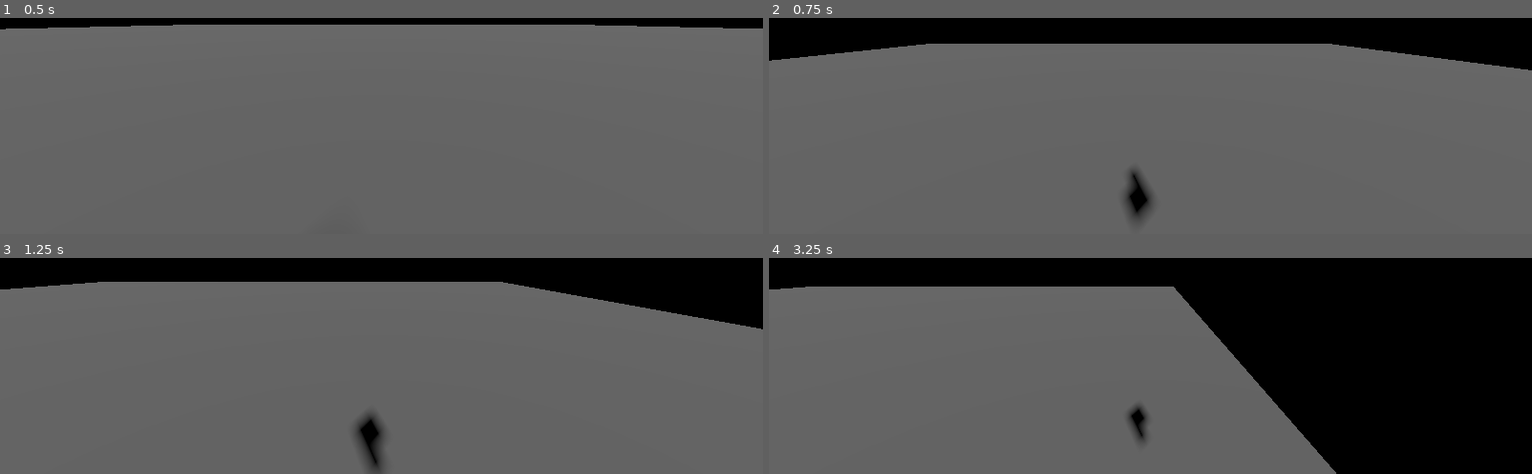
Above: before the commit, frames 1-4 (two rows, left to right).
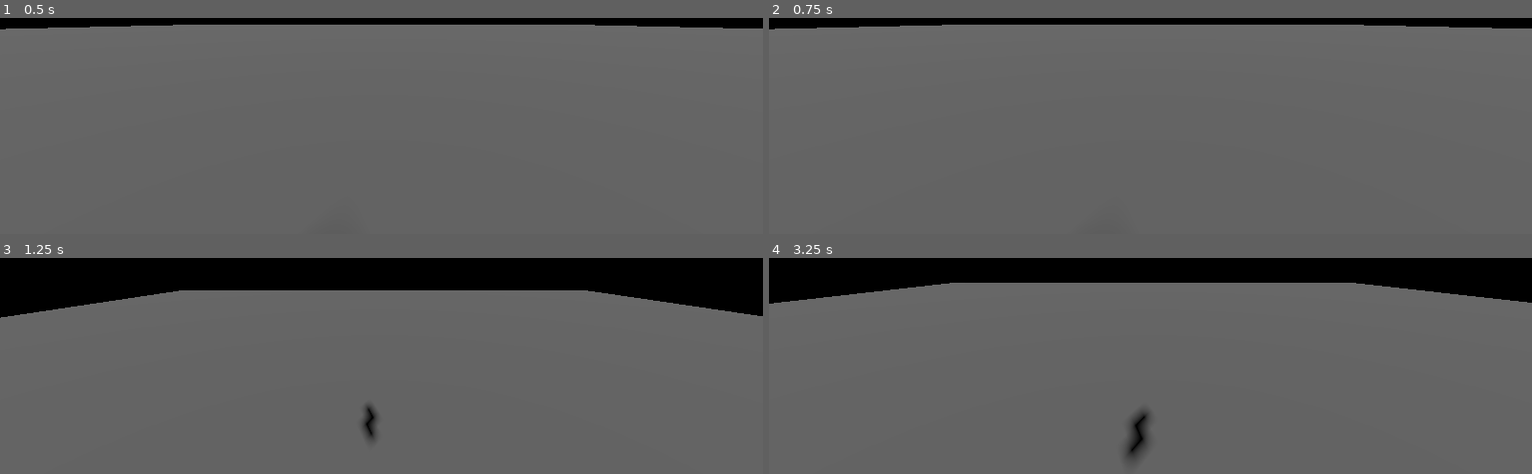
Above: after the commit, the same moments.

Repository: chicken6250/Old-stuff-simulator
Game: Godot game, scene res://Spatial.tscn
Two runs of this game, one before a commit and one after it. Both use one fixed random seed, a clock stepped at 60 frames per second and the inputs below.
Inputs:
- Up to frame 1 (0.5 s): no input
- Up to frame 2 (0.75 s): tap Enter (ui_accept) at 0.5, 0.6 s; hold Right (ui_right) from 0.53 s (still down)
- Up to frame 3 (1.25 s): keep holding Right (ui_right); tap Space (jump, bound only after the commit) at 0.77, 0.8, 1.07 s
- Up to frame 4 (3.25 s): release Right (ui_right) at 1.28 s; hold Down (ui_down) 1.28-2.03 s; tap Space (jump, bound only after the commit) at 1.35, 1.52, 1.82, 2.3, 3.02 s; tap Enter (ui_accept) at 1.55, 2.1, 2.85 s; hold Right (ui_right) 2.03-2.78 s; hold Up (ui_up) from 2.78 s (still down)

Frame 1 is identical in both runs. In frame 2, 11% of the frame differs, in the area x 0-100%, y 3-94%; in frame 3, 5.8%; in frame 4, 33%, in the area x 0-100%, y 11-100%.

Commit message:
modified:   .godot/editor/Spatial.tscn-editstate-b1fe4f6b8c74e53096bc8264b2d5145a.cfg 	modified:   .godot/editor/editor_layout.cfg 	modified:   .godot/editor/filesystem_update4 	modified:   .godot/editor/project_metadata.cfg 	modified:   .godot/editor/script_editor_cache.cfg 	modified:   player.gd 	modified:   project.godot

Diff:
--- a/player.gd
+++ b/player.gd
@@ -11,12 +11,12 @@
 		velocity += get_gravity() * delta
 
 	# Handle jump.
-	if Input.is_action_just_pressed("ui_accept") and is_on_floor():
+	if Input.is_action_just_pressed("jump") and is_on_floor():
 		velocity.y = JUMP_VELOCITY
 
 	# Get the input direction and handle the movement/deceleration.
 	# As good practice, you should replace UI actions with custom gameplay actions.
-	var input_dir := Input.get_vector("ui_left", "ui_right", "ui_up", "ui_down")
+	var input_dir := Input.get_vector("left", "right", "forward", "backward")
 	var direction := (transform.basis * Vector3(input_dir.x, 0, input_dir.y)).normalized()
 	if direction:
 		velocity.x = direction.x * SPEED
--- a/project.godot
+++ b/project.godot
@@ -19,6 +19,34 @@
 
 common/drop_mouse_on_gui_input_disabled=true
 
+[input]
+
+left={
+"deadzone": 0.2,
+"events": [Object(InputEventKey,"resource_local_to_scene":false,"resource_name":"","device":-1,"window_id":0,"alt_pressed":false,"shift_pressed":false,"ctrl_pressed":false,"meta_pressed":false,"pressed":false,"keycode":0,"physical_keycode":65,"key_label":0,"unicode":97,"location":0,"echo":false,"script":null)
+]
+}
+right={
+"deadzone": 0.2,
+"events": [Object(InputEventKey,"resource_local_to_scene":false,"resource_name":"","device":-1,"window_id":0,"alt_pressed":false,"shift_pressed":false,"ctrl_pressed":false,"meta_pressed":false,"pressed":false,"keycode":0,"physical_keycode":68,"key_label":0,"unicode":100,"location":0,"echo":false,"script":null)
+]
+}
+forward={
+"deadzone": 0.2,
+"events": [Object(InputEventKey,"resource_local_to_scene":false,"resource_name":"","device":-1,"window_id":0,"alt_pressed":false,"shift_pressed":false,"ctrl_pressed":false,"meta_pressed":false,"pressed":false,"keycode":0,"physical_keycode":87,"key_label":0,"unicode":119,"location":0,"echo":false,"script":null)
+]
+}
+backward={
+"deadzone": 0.2,
+"events": [Object(InputEventKey,"resource_local_to_scene":false,"resource_name":"","device":-1,"window_id":0,"alt_pressed":false,"shift_pressed":false,"ctrl_pressed":false,"meta_pressed":false,"pressed":false,"keycode":0,"physical_keycode":83,"key_label":0,"unicode":115,"location":0,"echo":false,"script":null)
+]
+}
+jump={
+"deadzone": 0.2,
+"events": [Object(InputEventKey,"resource_local_to_scene":false,"resource_name":"","device":-1,"window_id":0,"alt_pressed":false,"shift_pressed":false,"ctrl_pressed":false,"meta_pressed":false,"pressed":false,"keycode":0,"physical_keycode":32,"key_label":0,"unicode":32,"location":0,"echo":false,"script":null)
+]
+}
+
 [physics]
 
 common/enable_pause_aware_picking=true
